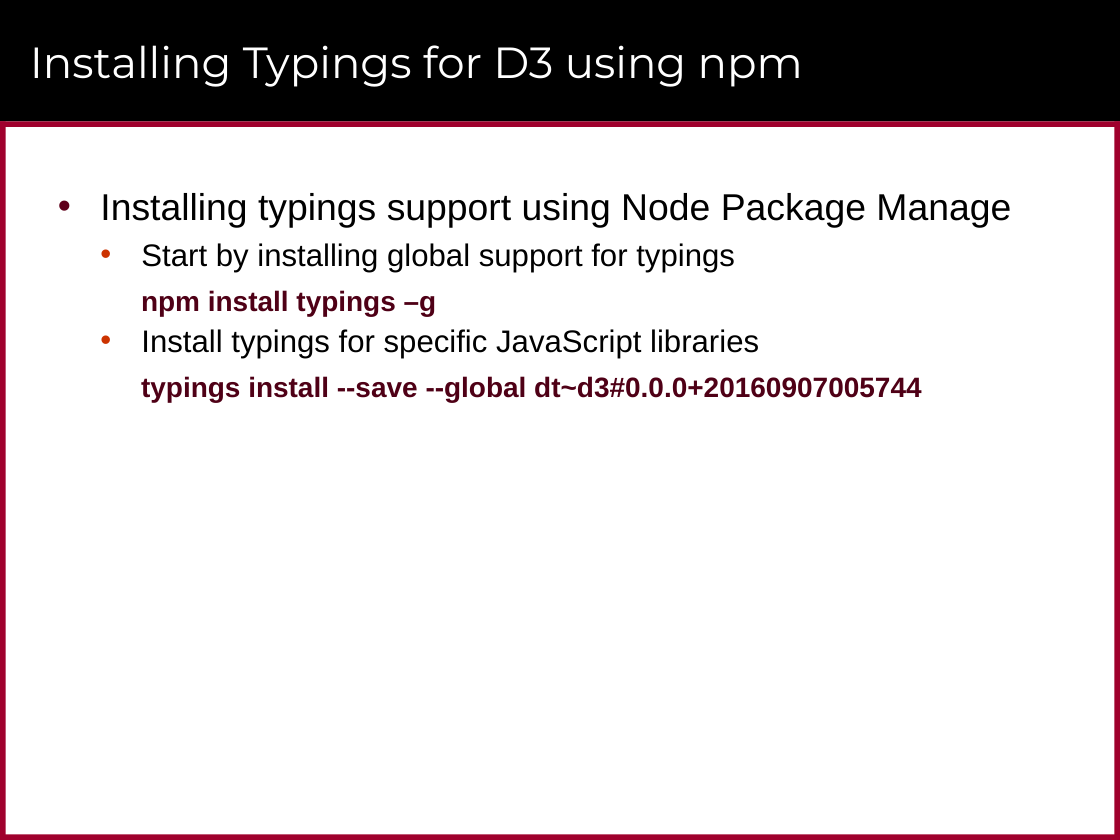
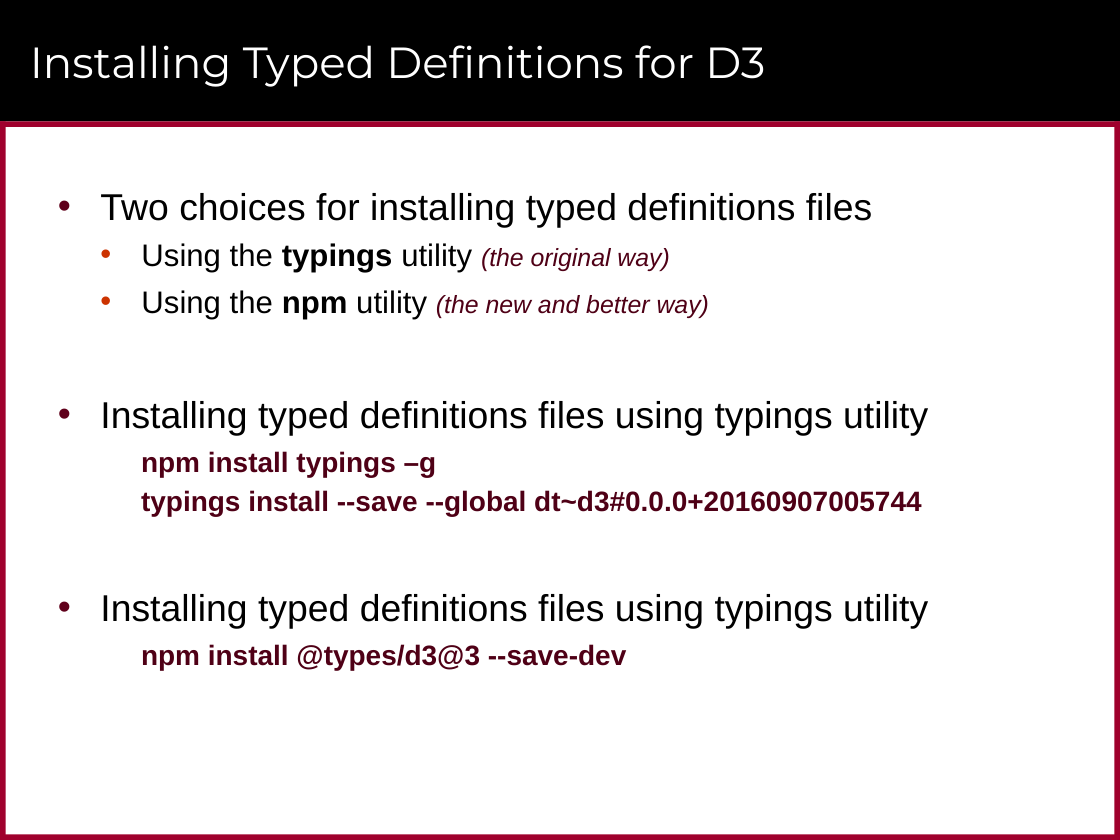
Before and after one commit to CriticalPathTraining/PBD365, a slide deck: slide 14 of Modules/05_PBIVIZ/Slides.pptx. Drawn at 1120x840 pixels with LibreOffice and Linux fonts; fonts in the diff are those of the drawing; background and template pictures are left out. Boxes give left, top, right and bottom in pixels: in the first picture for what was removed or moved away, otherwise in the second. Text is boxed around its words. In the diff, an @@ line names an element or a change of style, - is before the commit and + after.

```diff
--- a/Modules/05_PBIVIZ/Slides.pptx
+++ b/Modules/05_PBIVIZ/Slides.pptx
@@ title at box(30, 45, 765, 87): text changed @@
-Installing Typings for D3 using npm
+Installing Typed Definitions for D3
@@ text at box(100, 193, 928, 435): text changed @@
-• Installing typings support using Node Package Manage
-  • Start by installing global support for typings
+• Two choices for installing typed definitions files
+  • Using the typings utility (the original way)
+  • Using the npm utility (the new and better way)
+• Installing typed definitions files using typings utility
@@ text at box(141, 329, 759, 358): paragraph removed @@
-  • Install typings for specific JavaScript libraries
@@ text at box(100, 594, 928, 670): paragraphs added @@
+• Installing typed definitions files using typings utility
+    npm install @types/d3@3 --save-dev
```
Also in this commit, not shown: 3 other slides changed, 5 other files.
